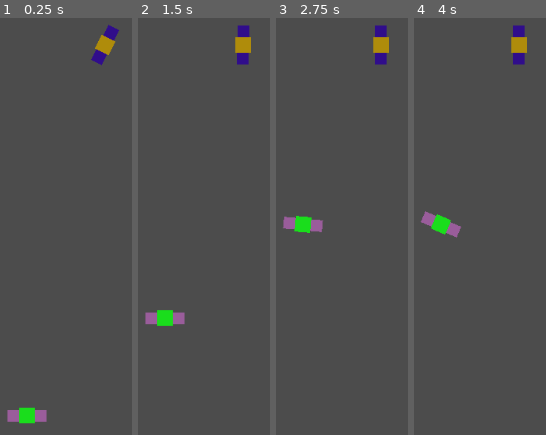
Above: before the commit, frames 1-4 (left to right).
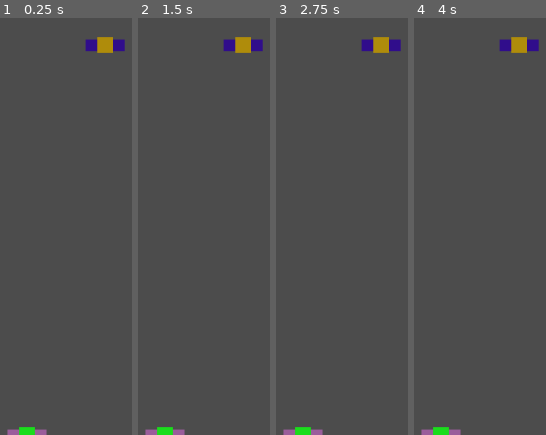
Above: after the commit, the same moments.

Repository: Birath/home-is-where-my-bed-is
Game: Godot game, scene res://ai/ai_test_scene.tscn
Two runs of this game, one before a commit and one after it. Both use one fixed random seed, a clock stepped at 60 frames per second and the inputs below. This scene is started directly instead of the project's main scene.
Inputs:
- Up to frame 1 (0.25 s): no input
- Up to frame 2 (1.5 s): hold D (player_right) 0.53-1.28 s; hold S (player_down) from 1.28 s (still down)
- Up to frame 3 (2.75 s): release S (player_down) at 2.03 s; hold D (player_right) from 2.03 s (still down)
- Up to frame 4 (4 s): release D (player_right) at 2.78 s; hold W (player_up) 2.78-3.53 s; tap Enter at 3.5 s; hold A (player_left) from 3.53 s (still down)

The runs differ from the first frame. In frame 1, 2.6% of the frame differs, in the area x 5-95%, y 1-100%; in frame 2, 2.5%; in frame 3, 2.5%; in frame 4, 2.5%.

Commit message:
move ai to group npc

Diff:
--- a/ai/walking_ai.gd
+++ b/ai/walking_ai.gd
@@ -1,17 +1,22 @@
 extends KinematicBody2D
 
 onready var rotate = get_node("rotate")
-
-var speed = 0
-
+onready var map = get_parent()
 var sees_player = false
-
 var player_body
 var target_rotation
-var start_rotation
 
-func init(speed):
-	self.speed = speed
+var current_node
+var target_node
+
+const RIGHT = Vector2(1, 0)
+const LEFT = Vector2(-1, 0)
+const UP = Vector2(0, -1)
+const DOWN = Vector2(0, 1)
+var direction
+
+func init(spawn_node):
+	self.current_node = spawn_node
 
 func _draw():
 	var shoulder_color = Color(randf(), randf(), randf(), 1)
@@ -24,16 +29,24 @@
 	draw_rect(head, head_color, true)
 
 func _ready():
-	# Called when the node is added to the scene for the first time.
-	# Initialization here
+	"""
+	target_node = rand_range(0, map.path_connected_nodes(current_node))
+	var target_x = map.path_x(target_node)
+	var target_y = map.path_y(target_node)
 
-	pass
+	if target_x > map.path_x(current_node):
+		direction = RIGHT
+	elif target_x < map.path_x(current_node):
+		direction = LEFT
+	elif target_y > map.path_y(current_node):
+		direction = DOWN
+	else:
+		direction = UP
+	"""
 
 func _process(delta):
 	if sees_player:
-		var rot = lerp_angle(rotation, target_rotation, delta*5)
-		rotation = rot
-
+		rotation = lerp_angle(rotation, target_rotation, delta*5)
 			#TODO something funny
 		"""
 		if not rotate.is_active():
@@ -43,10 +56,9 @@
 			)
 			rotate.start()
 		"""
-
-
 	else:
-		move_and_slide(Vector2(0, -speed))
+		pass
+		#move_and_slide(direction*speed)
 
 static func lerp_angle(a, b, t):
 	if abs(a-b) >= PI:
@@ -56,20 +68,19 @@
 			b = normalize_angle(b) - 2.0 * PI
 	return lerp(a, b, t)
 
+func interact_with():
+	print("Interacted!")
 
 static func normalize_angle(x):
 	return fposmod(x + PI, 2.0*PI) - PI
 
 func _on_vision_range_body_entered(body):
-	if body.is_in_group("Player"):
+	if body.is_in_group("player"):
 		player_body = body
 		sees_player = true
 		target_rotation = rotation + position.angle_to_point(player_body.position) - PI/2
 
-
-
-
 func _on_vision_range_body_exited(body):
-	if body.is_in_group("Player"):
+	if body.is_in_group("player"):
 		player_body = body
 		sees_player = false
--- a/ai/walking_ai.tscn
+++ b/ai/walking_ai.tscn
@@ -12,7 +12,9 @@
 custom_solver_bias = 0.0
 radius = 10.0
 
-[node name="walking_ai" type="KinematicBody2D"]
+[node name="walking_ai" type="KinematicBody2D" groups=[
+"npc",
+]]
 
 input_pickable = false
 collision_layer = 1
